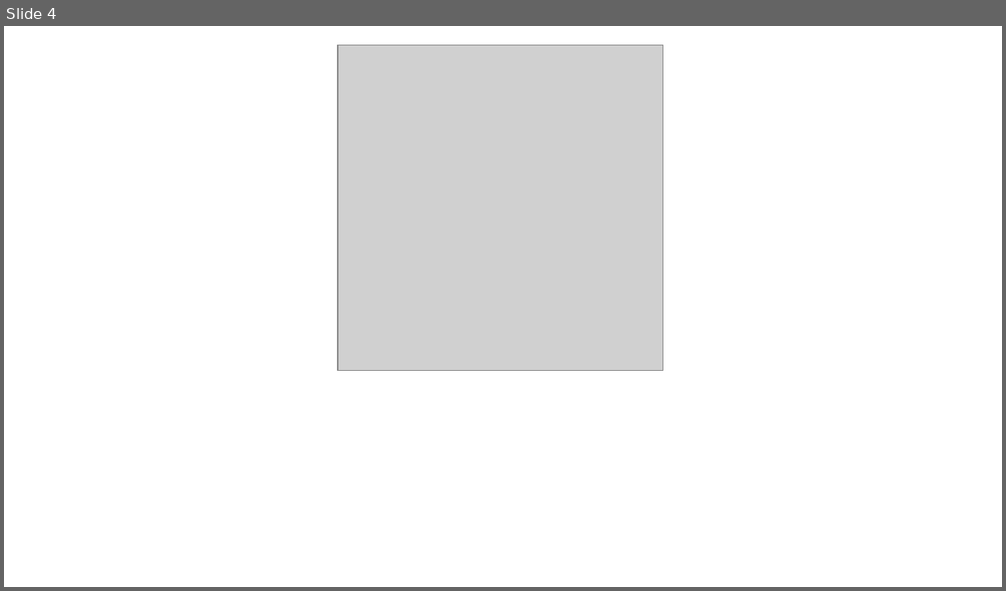
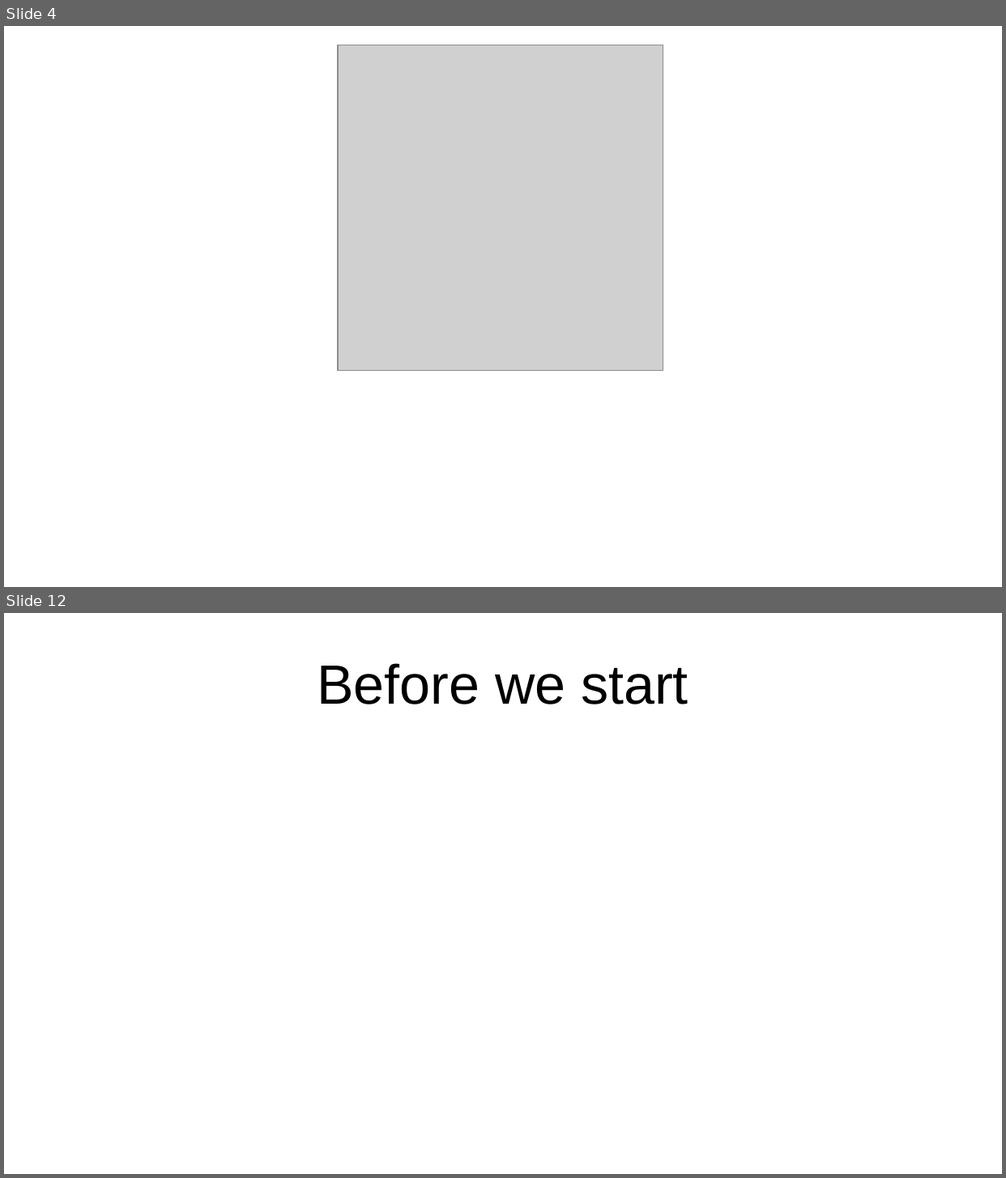
Before and after one commit to turbor/fri3d2026-inkscape, a slide deck: presentation.odp. Shown one above the other, each under a label of ours: slide 4 before the commit, slides 4 and 12 after it; the slides between them are not shown. The pictures are 1006x591 and 1006x1178 pixels, drawn with LibreOffice and Linux fonts; fonts in the diff are those of the drawing; grey boxes stand for pictures; background and template pictures are left out. Boxes give left, top, right and bottom in pixels: in the first picture for what was removed or moved away, otherwise in the second. Text is boxed around its words. In the diff, an @@ line names an element or a change of style, - is before the commit and + after.

```diff
--- a/presentation.odp
+++ b/presentation.odp
@@ slide 12 added at (4,613,1002,1174), background #FFFFFF @@
@@ title added at (317,663,688,705), 44 pt, text #000000 @@
+Before we start
```
Also in this commit, not shown: 6 slides changed, 7 other slides added, 2 other files.
